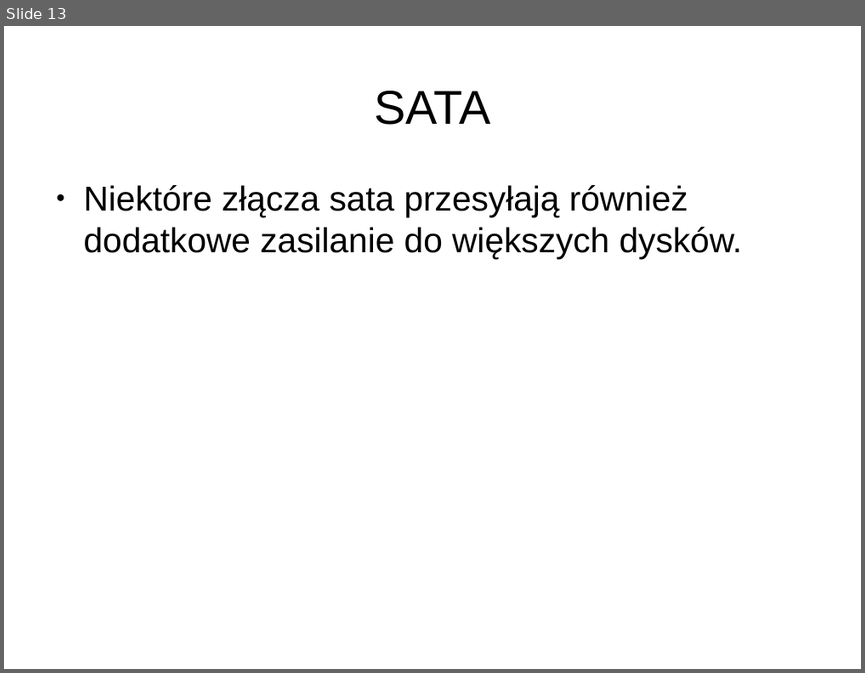
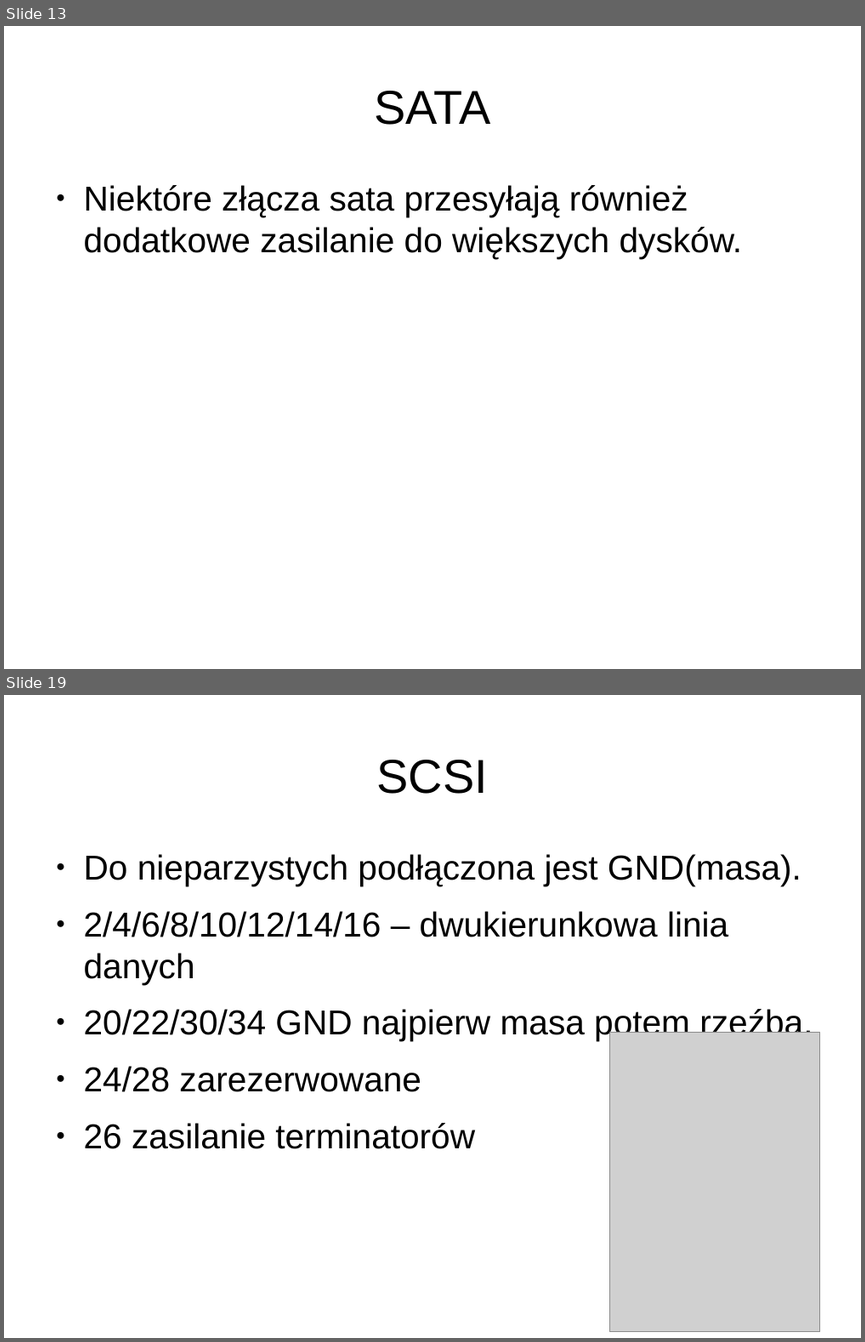
Before and after one commit to Lupa666/PUTDungeon, a slide deck: Magazyny_Danych_Dla_Nas.odp. Shown one above the other, each under a label of ours: slide 13 before the commit, slides 13 and 19 after it; the slides between them are not shown. The pictures are 865x673 and 865x1342 pixels, drawn with LibreOffice and Linux fonts; fonts in the diff are those of the drawing; grey boxes stand for pictures; background and template pictures are left out. Boxes give left, top, right and bottom in pixels: in the first picture for what was removed or moved away, otherwise in the second. Text is boxed around its words. In the diff, an @@ line names an element or a change of style, - is before the commit and + after.

Commit message:
Jest ATA SATA SCSI

```diff
--- a/Magazyny_Danych_Dla_Nas.odp
+++ b/Magazyny_Danych_Dla_Nas.odp
@@ slide 19 added at (x1=4, y1=695, x2=861, y2=1338), background #FFFFFF @@
@@ title added at (x1=377, y1=760, x2=488, y2=794), 44 pt, text #000000 @@
+SCSI
@@ text added at (x1=84, y1=854, x2=812, y2=1149), 32 pt, text #000000 @@
+● Do nieparzystych podłączona jest GND(masa).
+● 2/4/6/8/10/12/14/16 – dwukierunkowa linia danych
+● 20/22/30/34 GND najpierw masa potem rzeźba.
+● 24/28 zarezerwowane
+● 26 zasilanie terminatorów
@@ picture added at (x1=610, y1=1032, x2=820, y2=1332) @@
```
Also in this commit, not shown: 13 other slides added.
